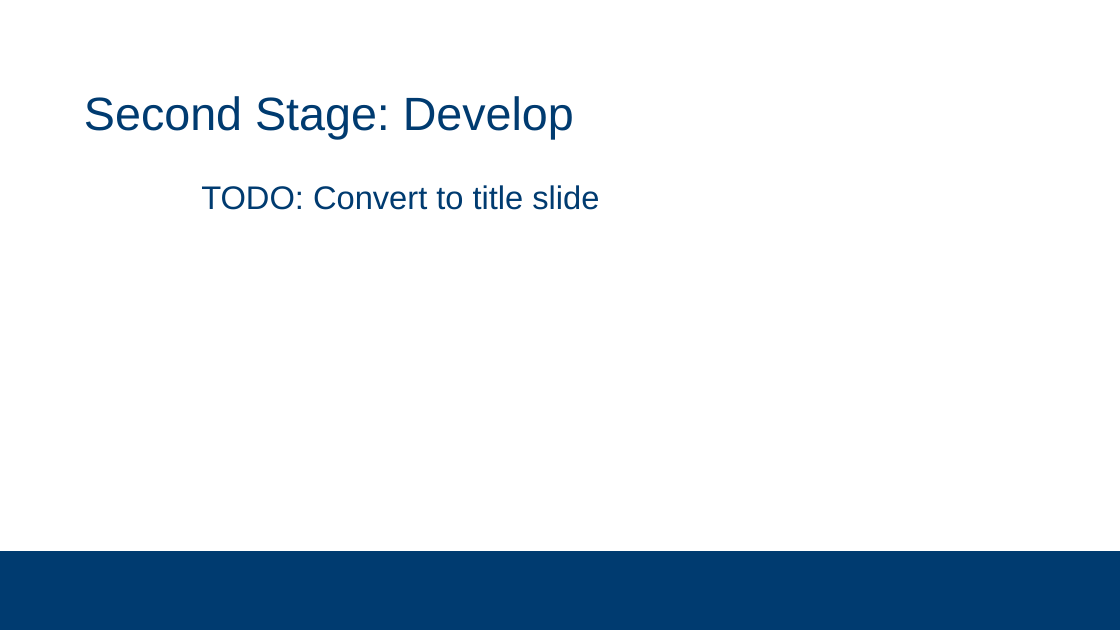
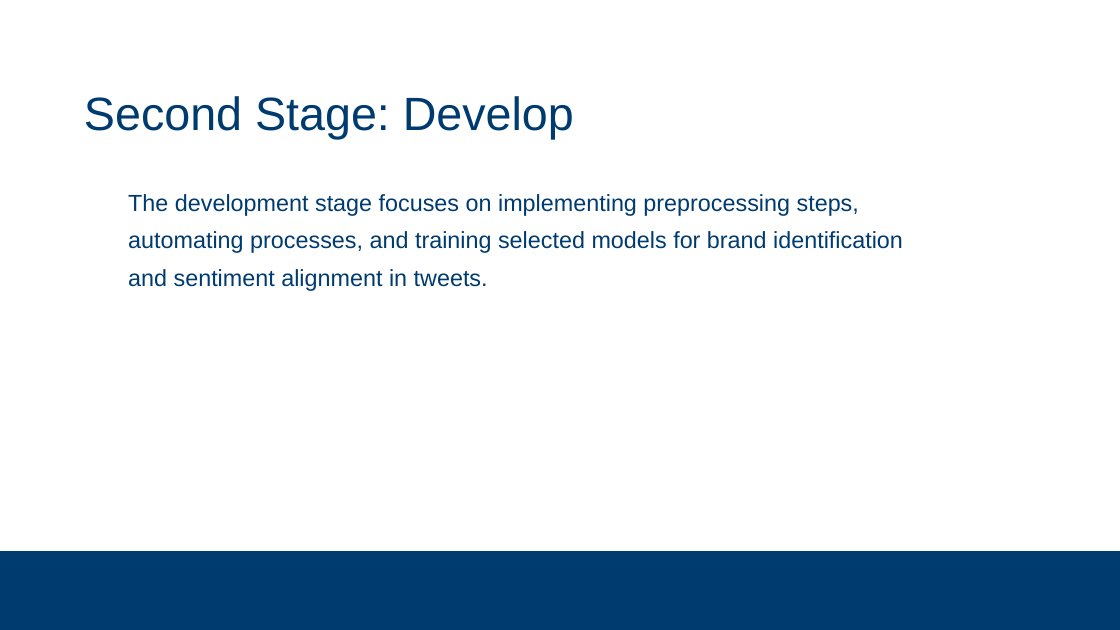
Before and after one commit to subsystem3/project, a slide deck: slide 11 of Final-Project-Team-2.pptx. Drawn at 1120x630 pixels with LibreOffice and Linux fonts; fonts in the diff are those of the drawing; background and template pictures are left out. Boxes give left, top, right and bottom in pixels: in the first picture for what was removed or moved away, otherwise in the second. Text is boxed around its words. In the diff, an @@ line names an element or a change of style, - is before the commit and + after.

```diff
--- a/Final-Project-Team-2.pptx
+++ b/Final-Project-Team-2.pptx
@@ text at (128,194,903,291): text changed; size 28 to 20 pt @@
-  TODO: Convert to title slide
+  The development stage focuses on implementing preprocessing steps, automating processes, and training selected models for brand identification and sentiment alignment in tweets.
```
Also in this commit, not shown: 7 other slides changed, 1 slide added, 1 slide removed.
